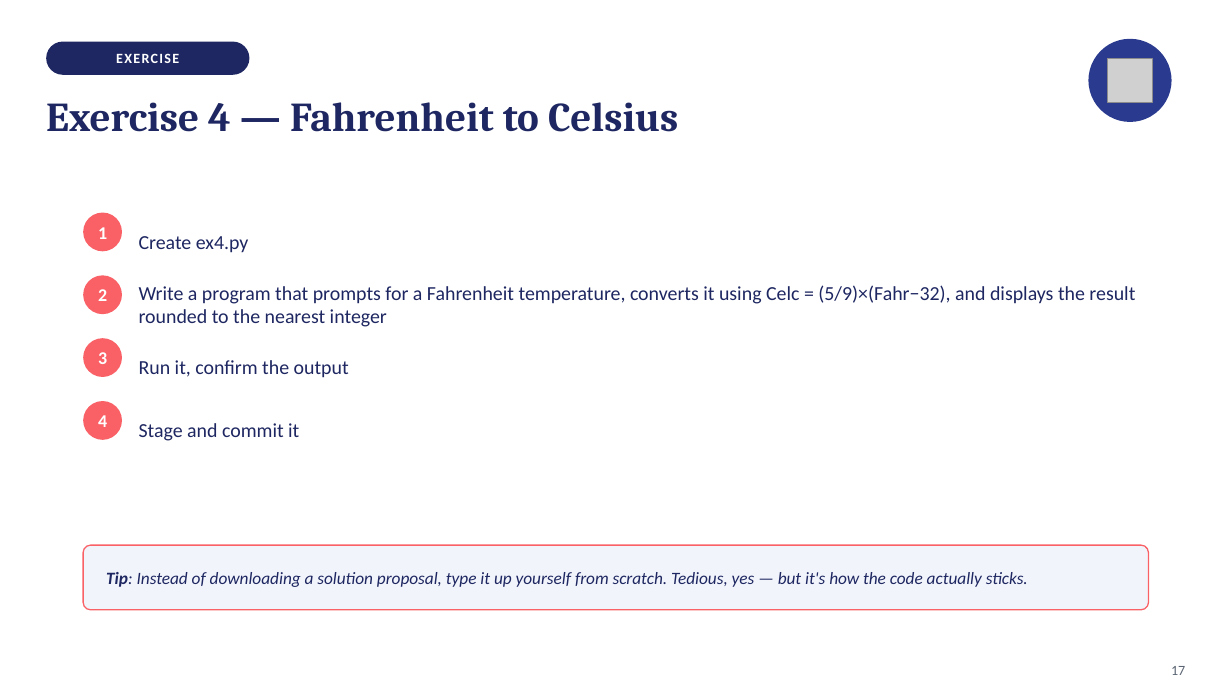
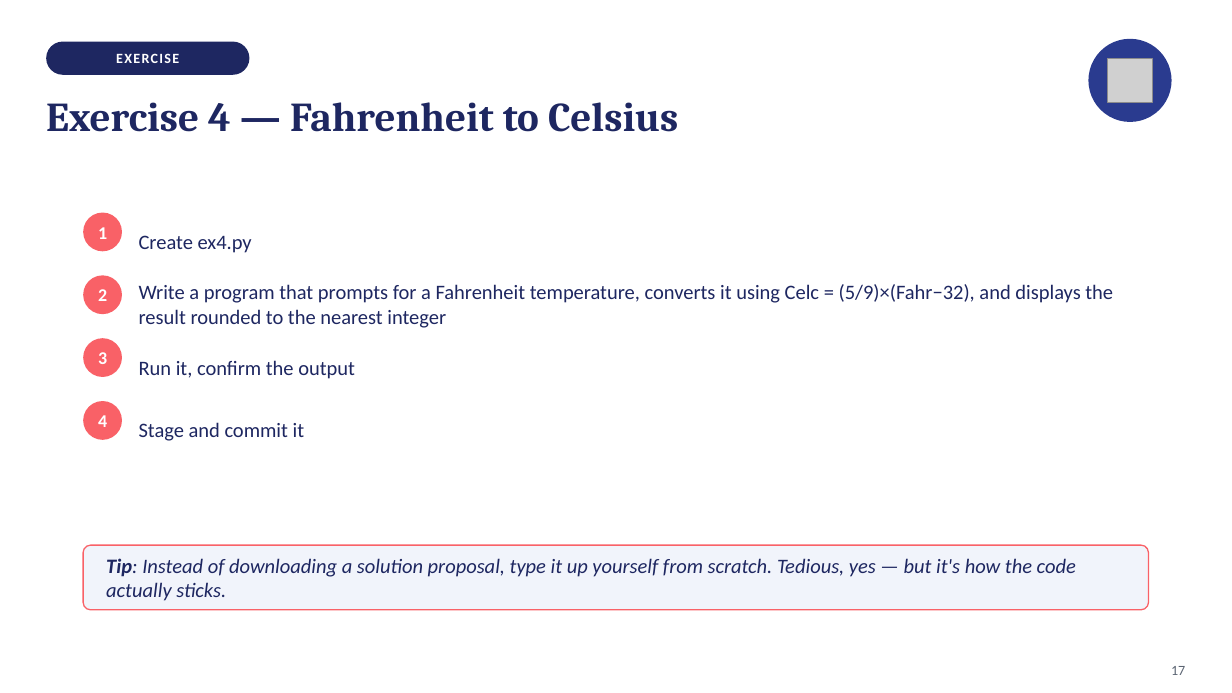
Before and after one commit to isabelhovdahl/TECH2, a slide deck: slide 17 of workshops/week02/git_slides.pptx. Drawn at 1232x693 pixels with LibreOffice and Linux fonts; fonts in the diff are those of the drawing; grey boxes stand for pictures. Boxes give left, top, right and bottom in pixels: in the first picture for what was removed or moved away, otherwise in the second. Text is boxed around its words. In the diff, an @@ line names an element or a change of style, - is before the commit and + after.

```diff
--- a/workshops/week02/git_slides.pptx
+++ b/workshops/week02/git_slides.pptx
@@ size 15.5 to 16 pt in 4 elements at bbox=[139, 235, 252, 253], bbox=[139, 284, 1113, 328], bbox=[139, 360, 355, 379], bbox=[139, 422, 305, 441] @@
@@ text "Tip: Instead of downloading a ..." at bbox=[106, 558, 1076, 601]: size 13.5 to 16 pt @@
```
Also in this commit, not shown: 12 other slides changed, 1 other file.
